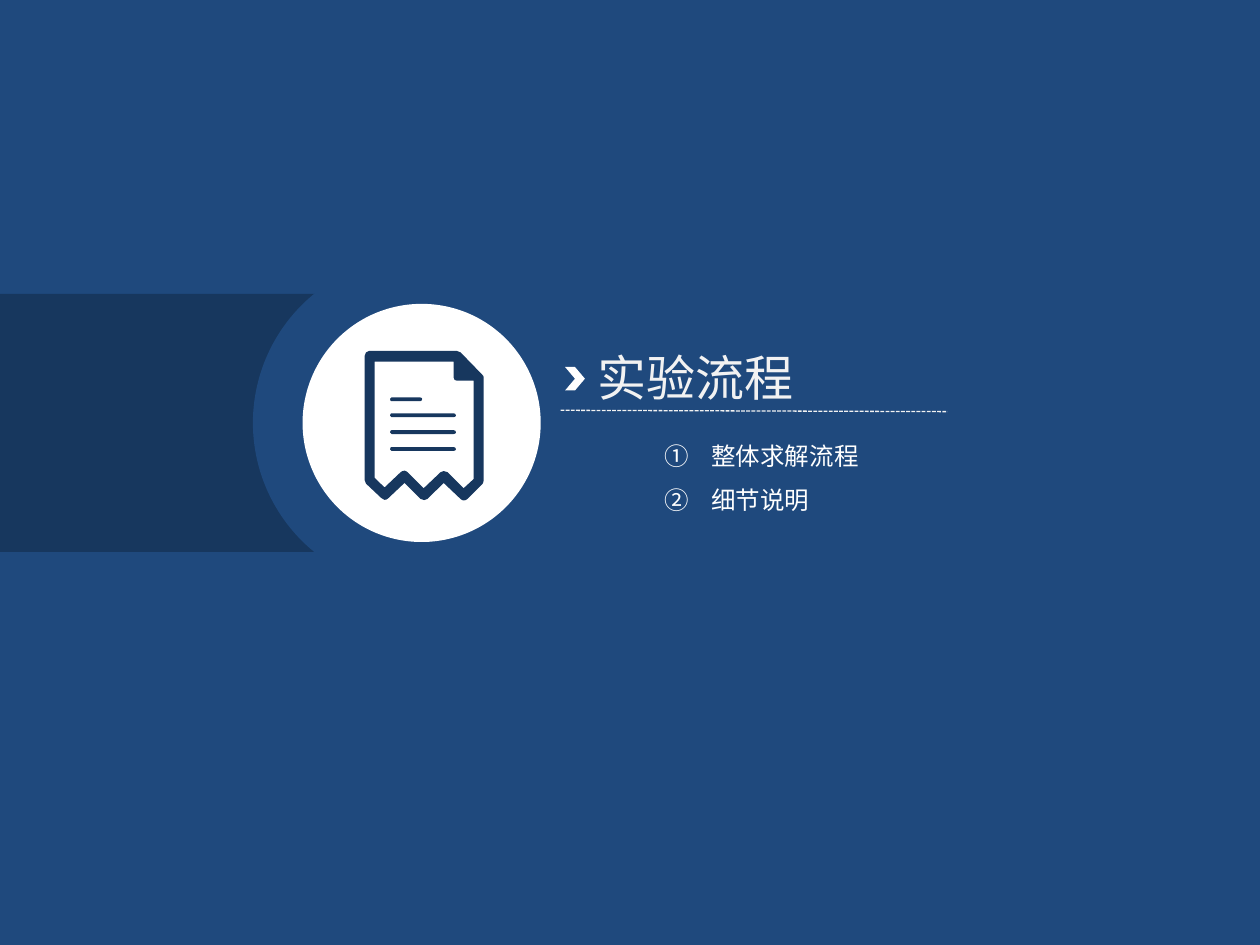
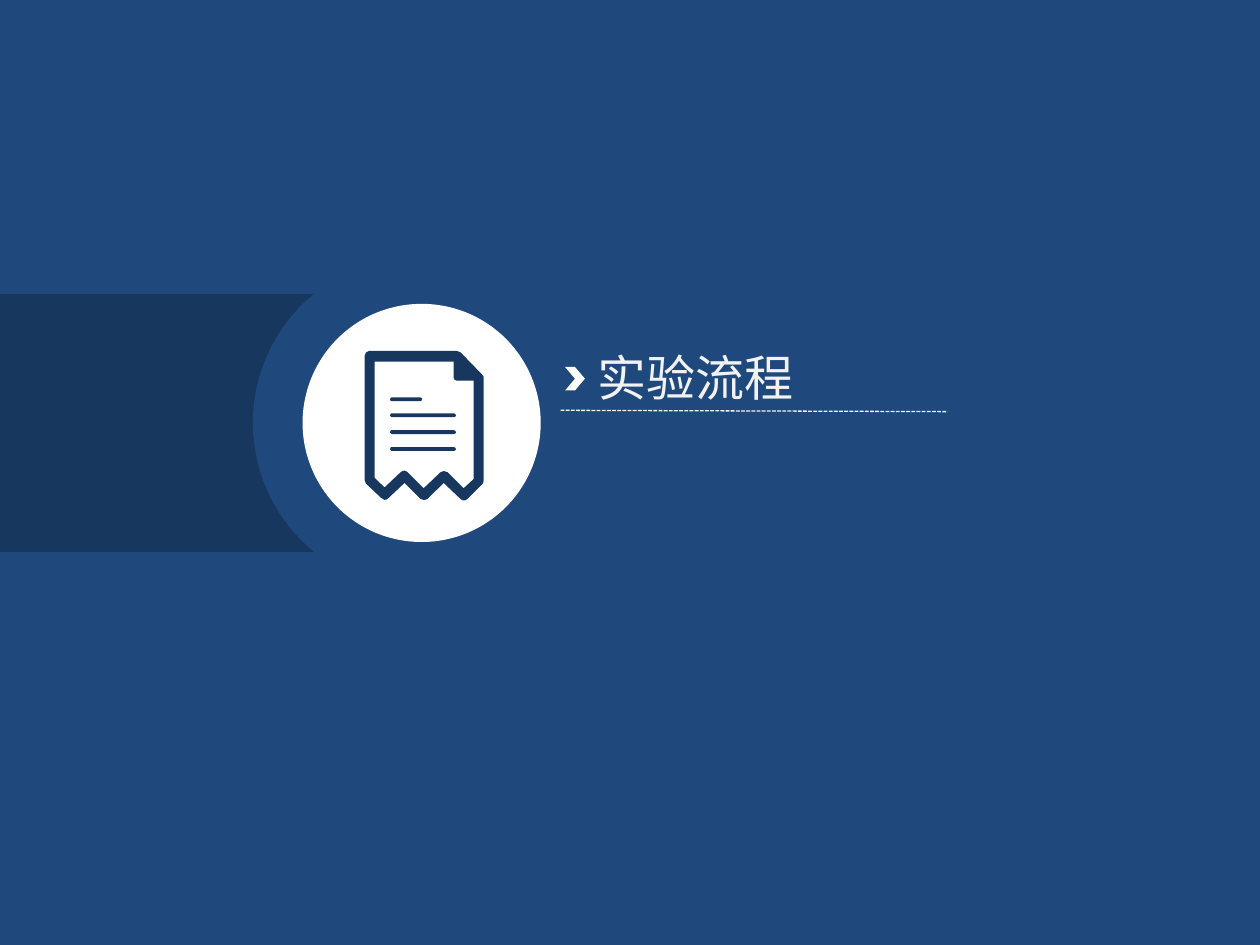
Before and after one commit to KrisCheng/GraduationDesign, a slide deck: slide 15 of FinalPaper/毕业答辩.pptx. Drawn at 1260x945 pixels with LibreOffice and Linux fonts; fonts in the diff are those of the drawing. Boxes give left, top, right and bottom in pixels: in the first picture for what was removed or moved away, otherwise in the second. Text is boxed around its words. In the diff, an @@ line names an element or a change of style, - is before the commit and + after.

```diff
--- a/FinalPaper/毕业答辩.pptx
+++ b/FinalPaper/毕业答辩.pptx
@@ text removed at bbox=[711, 444, 858, 511] @@
-1. 整体求解流程
-2. 细节说明
```
Also in this commit, not shown: 11 other slides changed, 5 slides added, 11 slides removed, 1 other file.
